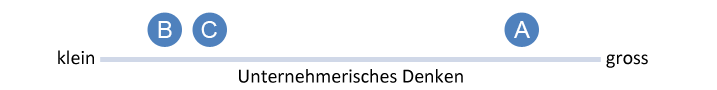
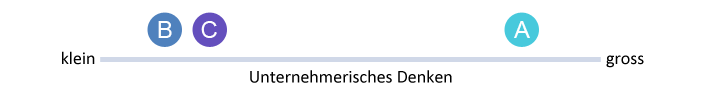
Comparing the layer stacks of the two 717 x 90 images. Changes:
painted on "Unternehmerisches Denken" over <box>239,69,463,83</box>
painted on "gross" over <box>606,54,648,68</box>
painted on "klein" over <box>58,50,95,65</box>
painted on "Form 4" over <box>192,12,227,47</box>
painted on "Form 2" over <box>504,12,539,47</box>
